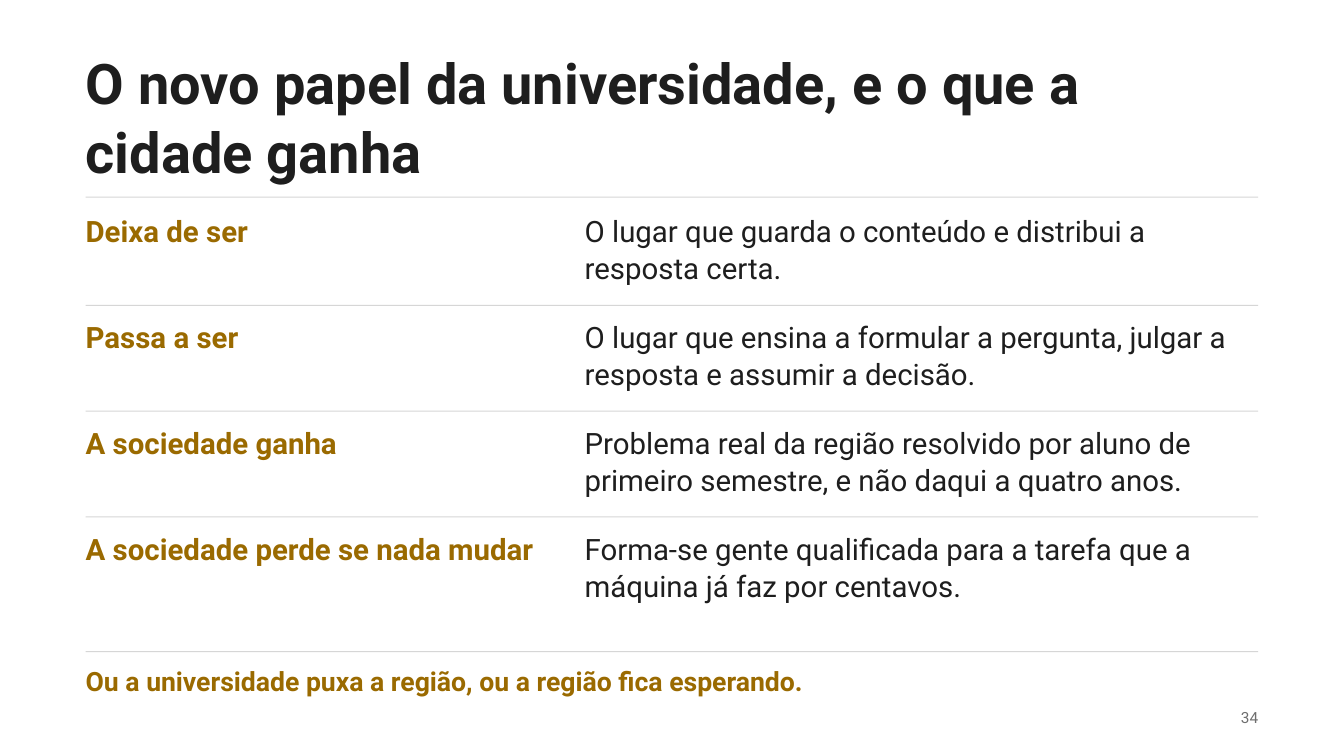
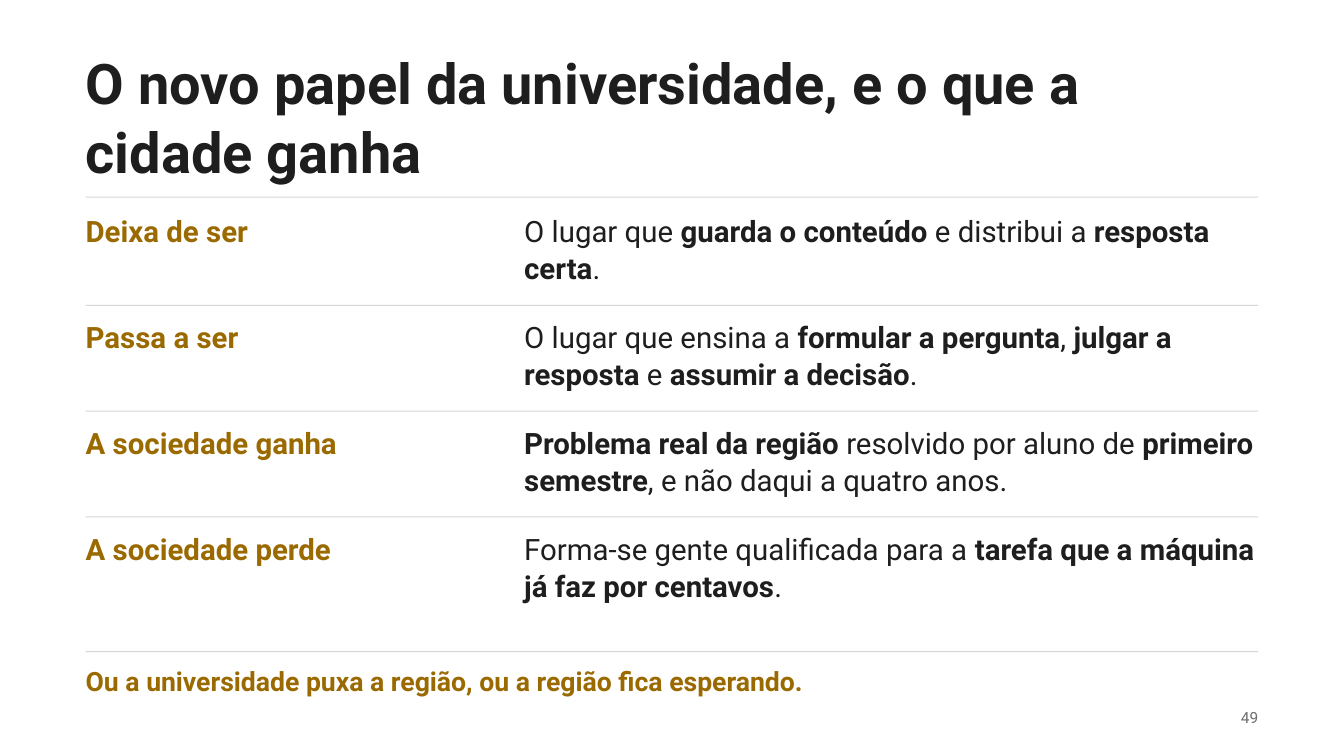
Before and after one commit to talks4all/talks4all.github.io, a slide deck: slide 49 of files/ia-no-seu-dia-urcamp.pptx (slide 34 before the commit). Drawn at 1344x756 pixels with LibreOffice and Linux fonts; fonts in the diff are those of the drawing. Boxes give left, top, right and bottom in pixels: in the first picture for what was removed or moved away, otherwise in the second. Text is boxed around its words. In the diff, an @@ line names an element or a change of style, - is before the commit and + after.

```diff
--- a/files/ia-no-seu-dia-urcamp.pptx
+++ b/files/ia-no-seu-dia-urcamp.pptx
@@ text "O lugar que guarda o ...": place and size @@
-text "O lugar que guarda o ..." at bbox=[585, 220, 1145, 285]
+text "O lugar que guarda o ..." at bbox=[524, 220, 1209, 280]
@@ text "O lugar que guarda o ..." at bbox=[524, 220, 1209, 280]: bold on in "guarda o conteúdo resposta certa." @@
@@ text "O lugar que ensina a ...": place and size @@
-text "O lugar que ensina a ..." at bbox=[585, 325, 1226, 391]
+text "O lugar que ensina a ..." at bbox=[524, 325, 1172, 391]
@@ text "O lugar que ensina a ..." at bbox=[524, 325, 1172, 391]: bold on in "formular a pergunta, julgar a resposta assumir ..." @@
@@ text "Problema real da região resolvido ...": place and size @@
-text "Problema real da região resolvido ..." at bbox=[585, 432, 1191, 497]
+text "Problema real da região resolvido ..." at bbox=[524, 432, 1253, 497]
@@ text "Problema real da região resolvido ..." at bbox=[524, 432, 1253, 497]: bold on in "Problema real da região primeiro semestre," @@
@@ text at bbox=[86, 538, 331, 566]: text changed @@
-A sociedade perde se nada mudar
+A sociedade perde
@@ text "Forma-se gente qualificada para a ...": place and size @@
-text "Forma-se gente qualificada para a ..." at bbox=[585, 537, 1191, 604]
+text "Forma-se gente qualificada para a ..." at bbox=[524, 537, 1254, 604]
@@ text "Forma-se gente qualificada para a ..." at bbox=[524, 537, 1254, 604]: bold on in "tarefa que a máquina já faz por ..." @@
@@ text at bbox=[1241, 712, 1258, 723]: text changed @@
-34
+49
```
Also in this commit, not shown: 31 other slides changed, 15 slides added, 5 other files.
